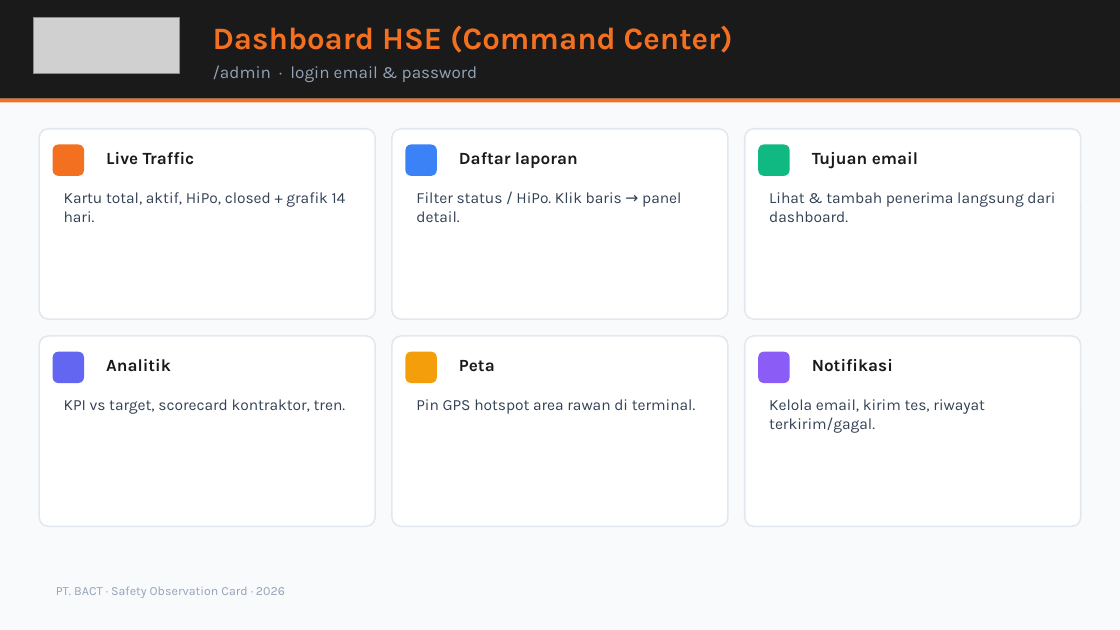
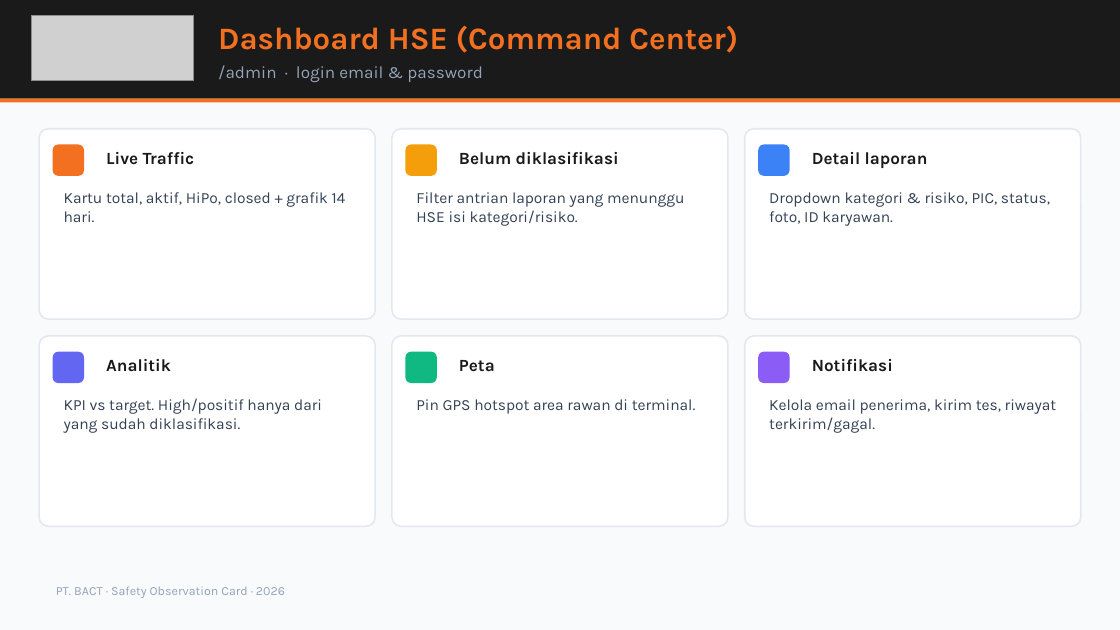
Before and after one commit to msatibi32/bact-safety-observation-modern, a slide deck: slide 7 of supabase/BACT-SOC-Presentasi-HSE.pptx (slide 6 before the commit). Drawn at 1120x630 pixels with LibreOffice and Linux fonts; fonts in the diff are those of the drawing; grey boxes stand for pictures. Boxes give left, top, right and bottom in pixels: in the first picture for what was removed or moved away, otherwise in the second. Text is boxed around its words. In the diff, an @@ line names an element or a change of style, - is before the commit and + after.

```diff
--- a/supabase/BACT-SOC-Presentasi-HSE.pptx
+++ b/supabase/BACT-SOC-Presentasi-HSE.pptx
@@ picture: place and size @@
-picture at [34,18,179,74]
+picture at [31,16,194,81]
@@ text "Dashboard HSE (Command Center)": place and size @@
-text "Dashboard HSE (Command Center)" at [213,25,733,53]
+text "Dashboard HSE (Command Center)" at [218,25,738,53]
@@ text "/admin · login email & ...": place and size @@
-text "/admin · login email & ..." at [213,65,478,82]
+text "/admin · login email & ..." at [218,65,483,82]
@@ rounded rectangle at [405,144,437,176]: fill #3B82F6 to #F59E0B @@
@@ rounded rectangle at [758,144,790,176]: fill #10B981 to #3B82F6 @@
@@ text at [459,152,619,165]: text changed @@
-Daftar laporan
+Belum diklasifikasi
@@ text at [812,152,928,168]: text changed @@
-Tujuan email
+Detail laporan
@@ text at [416,192,684,226]: text changed @@
-Filter status / HiPo. Klik baris → panel detail.
+Filter antrian laporan yang menunggu HSE isi kategori/risiko.
@@ text at [769,192,1050,226]: text changed @@
-Lihat & tambah penerima langsung dari dashboard.
+Dropdown kategori & risiko, PIC, status, foto, ID karyawan.
@@ rounded rectangle at [405,352,437,383]: fill #F59E0B to #10B981 @@
@@ text at [64,398,322,433]: text changed @@
-KPI vs target, scorecard kontraktor, tren.
+KPI vs target. High/positif hanya dari yang sudah diklasifikasi.
@@ text at [769,399,1057,433]: text changed @@
-Kelola email, kirim tes, riwayat terkirim/gagal.
+Kelola email penerima, kirim tes, riwayat terkirim/gagal.
```
Also in this commit, not shown: 8 other slides changed, 1 slide added, 1 slide removed, 3 other files.
